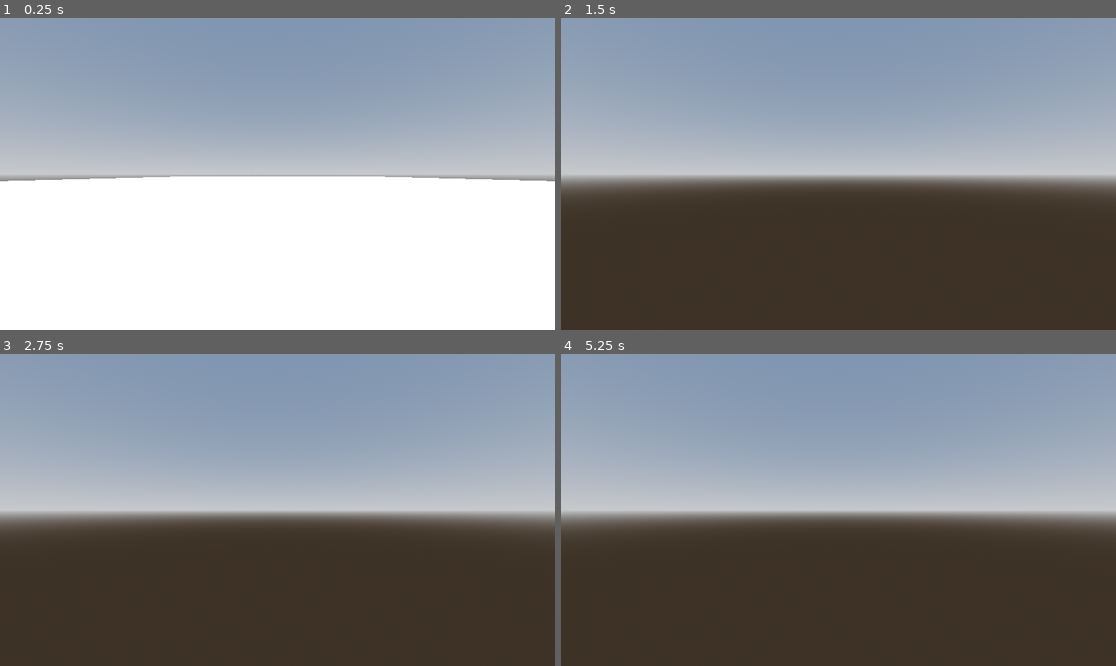
Above: before the commit, frames 1-4 (two rows, left to right).
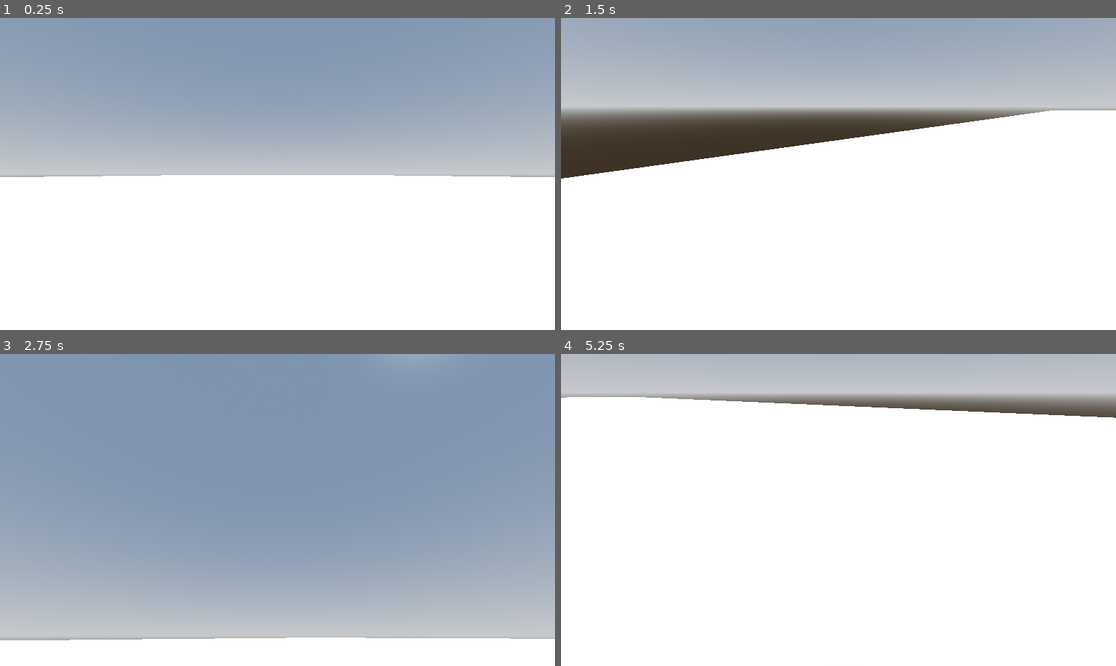
Above: after the commit, the same moments.

Repository: Oscar-Ryley/It-Slithers
Game: Godot game, scene res://Godot/Scene.tscn
Same seed, same stepped clock (60 frames per second), same inputs: the game is played once before the commit and once after it.
Inputs (mouse positions are in pixels of both pictures, inside the frame that each line leads up to):
- Up to frame 1 (0.25 s): no input
- Up to frame 2 (1.5 s): tap Enter (ui_accept) at 0.5, 0.77 s; move the mouse to (960, 158) at 0.52 s; hold D (Right) 0.53-1.28 s; click (960, 158) at 0.67 s; move the mouse to (727, 189) at 1.27 s; hold S (Back) from 1.28 s (still down); click (727, 189) at 1.42 s
- Up to frame 3 (2.75 s): tap Enter (ui_accept) at 1.52 s; move the mouse to (333, 441) at 2.02 s; release S (Back) at 2.03 s; hold D (Right) from 2.03 s (still down); click (333, 441) at 2.17 s
- Up to frame 4 (5.25 s): tap Enter (ui_accept) at 2.75, 3.02, 3.77, 4.25, 4.52, 5 s; move the mouse to (810, 572) at 2.77 s; release D (Right) at 2.78 s; hold W (Forward) 2.78-3.53 s; click (810, 572) at 2.92 s; move the mouse to (1005, 556) at 3.52 s; hold A (Left) 3.53-5.03 s; click (1005, 556) at 3.67 s; tap Escape (ui_cancel) at 4.15 s; move the mouse to (672, 463) at 4.27 s; click (672, 463) at 4.42 s; move the mouse to (866, 510) at 5.02 s; hold S (Back) from 5.03 s (still down); click (866, 510) at 5.17 s

The runs differ from the first frame. In frame 1, 0.7% of the frame differs, in the area x 0-100%, y 50-53%; in frame 2, 90%; in frame 3, 70%; in frame 4, 100%, in the area x 0-100%, y 0-100%.

Commit message:
Implemented Mouse-Look Movement
All Movement of the 3D character is implemented, need to work a little on environment design next.

Diff:
--- a/Godot/Player.gd
+++ b/Godot/Player.gd
@@ -1,11 +1,25 @@
 extends CharacterBody3D
 
 
-const SPEED = 5.0
-const JUMP_VELOCITY = 4.5
+const SPEED = 1.0
+const JUMP_VELOCITY = 0.5
 
 # Get the gravity from the project settings to be synced with RigidBody nodes.
 var gravity = ProjectSettings.get_setting("physics/3d/default_gravity")
+
+@onready var neck := $Neck
+@onready var camera := $Neck/Camera3D
+
+func _unhandled_input(event: InputEvent) -> void:
+	if event is InputEventMouseButton:
+		Input.set_mouse_mode(Input.MOUSE_MODE_CAPTURED)
+	elif event.is_action_pressed("ui_cancel"):
+		Input.set_mouse_mode(Input.MOUSE_MODE_VISIBLE)
+	if Input.get_mouse_mode() == Input.MOUSE_MODE_CAPTURED:
+		if event is InputEventMouseMotion:
+			neck.rotate_y(-event.relative.x * 0.005)
+			camera.rotate_x(-event.relative.y * 0.005)
+			camera.rotation.x = clamp(camera.rotation.x, deg_to_rad(-30), deg_to_rad(60))
 
 
 func _physics_process(delta):
@@ -20,7 +34,7 @@
 	# Get the input direction and handle the movement/deceleration.
 	# As good practice, you should replace UI actions with custom gameplay actions.
 	var input_dir = Input.get_vector("Left", "Right", "Forward", "Back")
-	var direction = (transform.basis * Vector3(input_dir.x, 0, input_dir.y)).normalized()
+	var direction = (neck.transform.basis * Vector3(input_dir.x, 0, input_dir.y)).normalized()
 	if direction:
 		velocity.x = direction.x * SPEED
 		velocity.z = direction.z * SPEED
--- a/Godot/Scene.tscn
+++ b/Godot/Scene.tscn
@@ -34,7 +34,7 @@
 shadow_enabled = true
 
 [node name="MeshInstance3D" type="MeshInstance3D" parent="."]
-transform = Transform3D(6, 0, 0, 0, 6, 0, 0, 0, 6, 0, 0, 0)
+transform = Transform3D(13, 0, 0, 0, 13, 0, 0, 0, 13, 0, 0, 0)
 mesh = SubResource("PlaneMesh_3wqea")
 
 [node name="StaticBody3D" type="StaticBody3D" parent="MeshInstance3D"]
@@ -43,7 +43,7 @@
 shape = SubResource("ConcavePolygonShape3D_bneew")
 
 [node name="CharacterBody3D" type="CharacterBody3D" parent="."]
-transform = Transform3D(1, 0, 0, 0, 1, 0, 0, 0, 1, 0, 0, 5.53105)
+transform = Transform3D(1, 0, 0, 0, 1, 0, 0, 0, 1, 0, 0, 12.4138)
 script = ExtResource("1_mjpwb")
 
 [node name="MeshInstance3D" type="MeshInstance3D" parent="CharacterBody3D"]
Not shown, removed: Godot/README.md
Not shown, added: README.md
